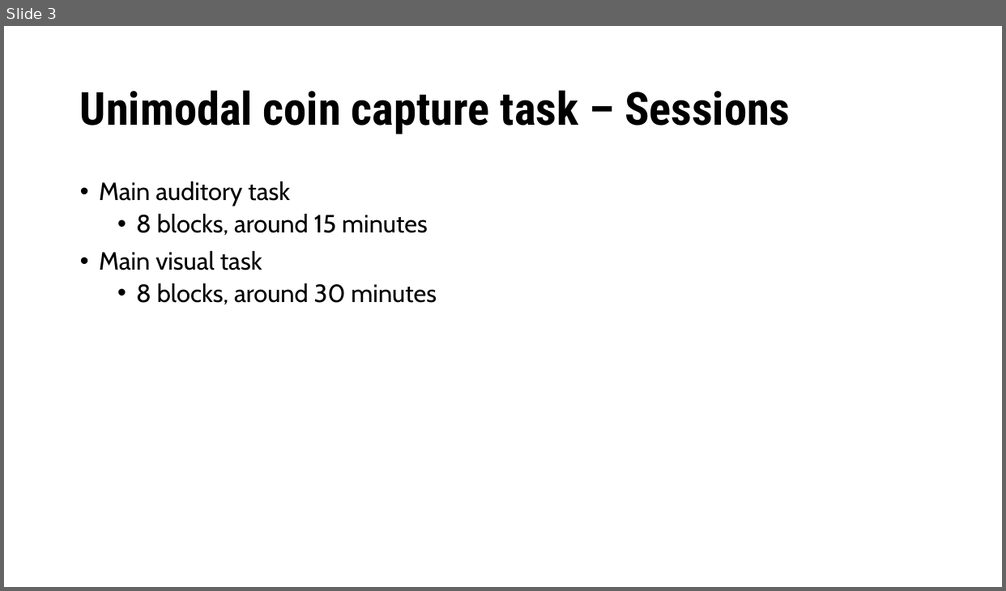
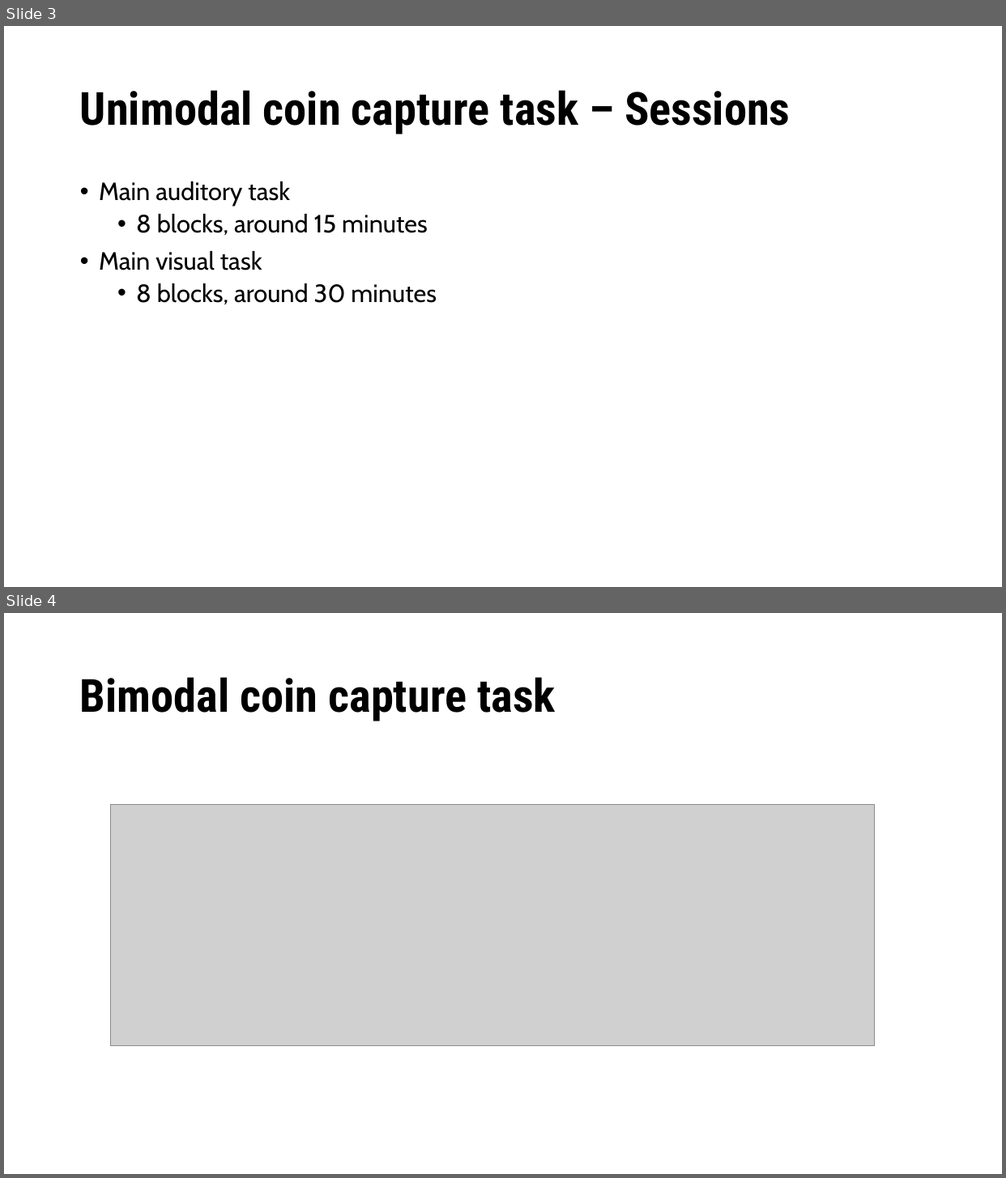
Before and after one commit to luhe-li/confidence, a slide deck: slides/confidence_instruction.pptx. Shown one above the other, each under a label of ours: slide 3 before the commit, slides 3 and 4 after it. The pictures are 1006x591 and 1006x1178 pixels, drawn with LibreOffice and Linux fonts; fonts in the diff are those of the drawing; grey boxes stand for pictures. Boxes give left, top, right and bottom in pixels: in the first picture for what was removed or moved away, otherwise in the second. Text is boxed around its words. In the diff, an @@ line names an element or a change of style, - is before the commit and + after.

```diff
--- a/slides/confidence_instruction.pptx
+++ b/slides/confidence_instruction.pptx
@@ slide 4 added at bbox=[4, 613, 1002, 1174], background #FFFFFF @@
@@ title added at bbox=[80, 677, 556, 722], 44 pt, text #000000, bold @@
+Bimodal coin capture task
@@ picture added at bbox=[111, 805, 875, 1046] @@
```
Also in this commit, not shown: 8 other files.
